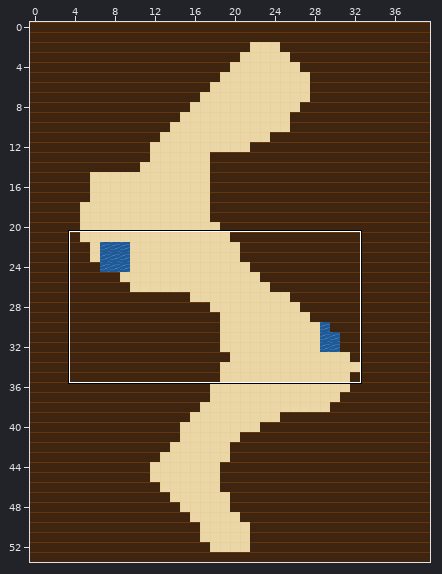
Tiled map (JSON), stored at maps/giantcave.tmj. Above, an overview of the earlier version with the close-up marked.
Close-up. As it was:
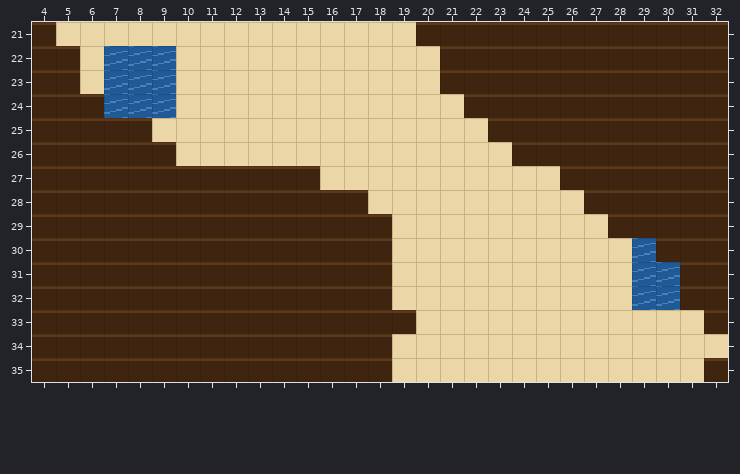
Cells are 16x16 px. Shown: x 4..32, y 21..35.
The result:
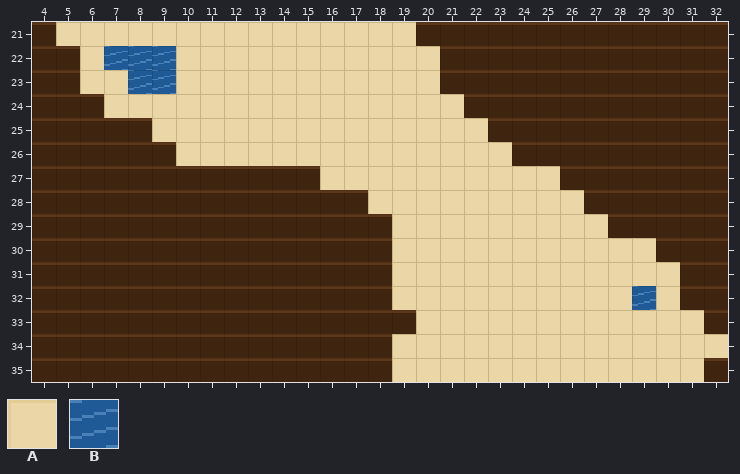
Key: from "draft": A 0, B 2.
_ is an empty cell.
From old to new:
Layer "ground":
y 23: x 7 B -> A
y 24: x 7..9 BBB -> AAA
y 30: x 29 B -> A
y 31: x 29..30 BB -> AA
y 32: x 30 B -> A
Where, in picture pixels (left, top, right, bottom), the same in both close-ups:
changed: (104, 70, 176, 118)
changed: (632, 238, 680, 310)
